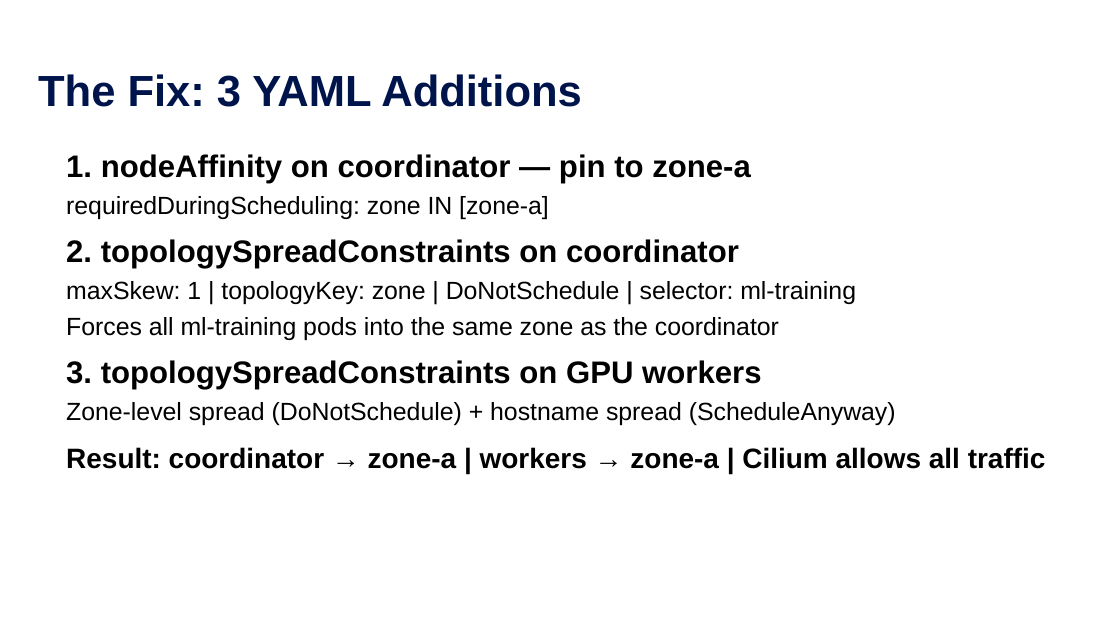
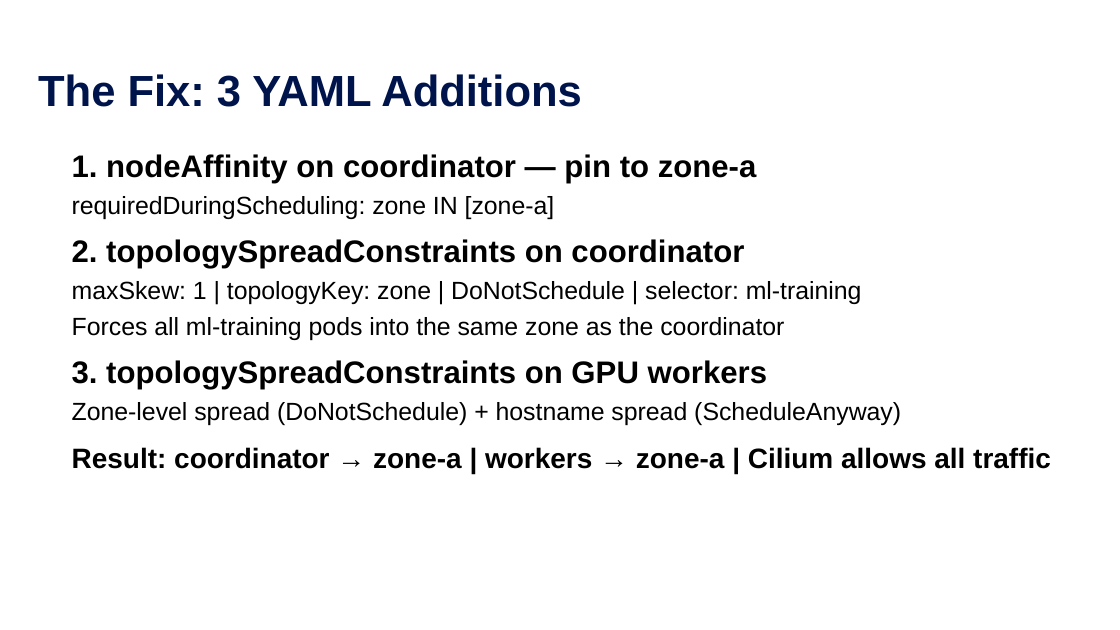
Before and after one commit to ram2valar/kubeflow-cilium-lab, a slide deck: slide 14 of kubecon-india-2026-kubeflow-cilium.pptx (slide 13 before the commit). Drawn at 1120x630 pixels with LibreOffice and Linux fonts; fonts in the diff are those of the drawing; background and template pictures are left out. Boxes give left, top, right and bottom in pixels: in the first picture for what was removed or moved away, otherwise in the second. Text is boxed around its words. In the diff, an @@ line names an element or a change of style, - is before the commit and + after.

```diff
--- a/kubecon-india-2026-kubeflow-cilium.pptx
+++ b/kubecon-india-2026-kubeflow-cilium.pptx
@@ text "1. nodeAffinity on coordinator — ...": place and size @@
-text "1. nodeAffinity on coordinator — ..." at (66, 154, 1046, 469)
+text "1. nodeAffinity on coordinator — ..." at (72, 154, 1051, 469)
```
Also in this commit, not shown: 10 other slides changed, 5 slides added, 3 slides removed.
